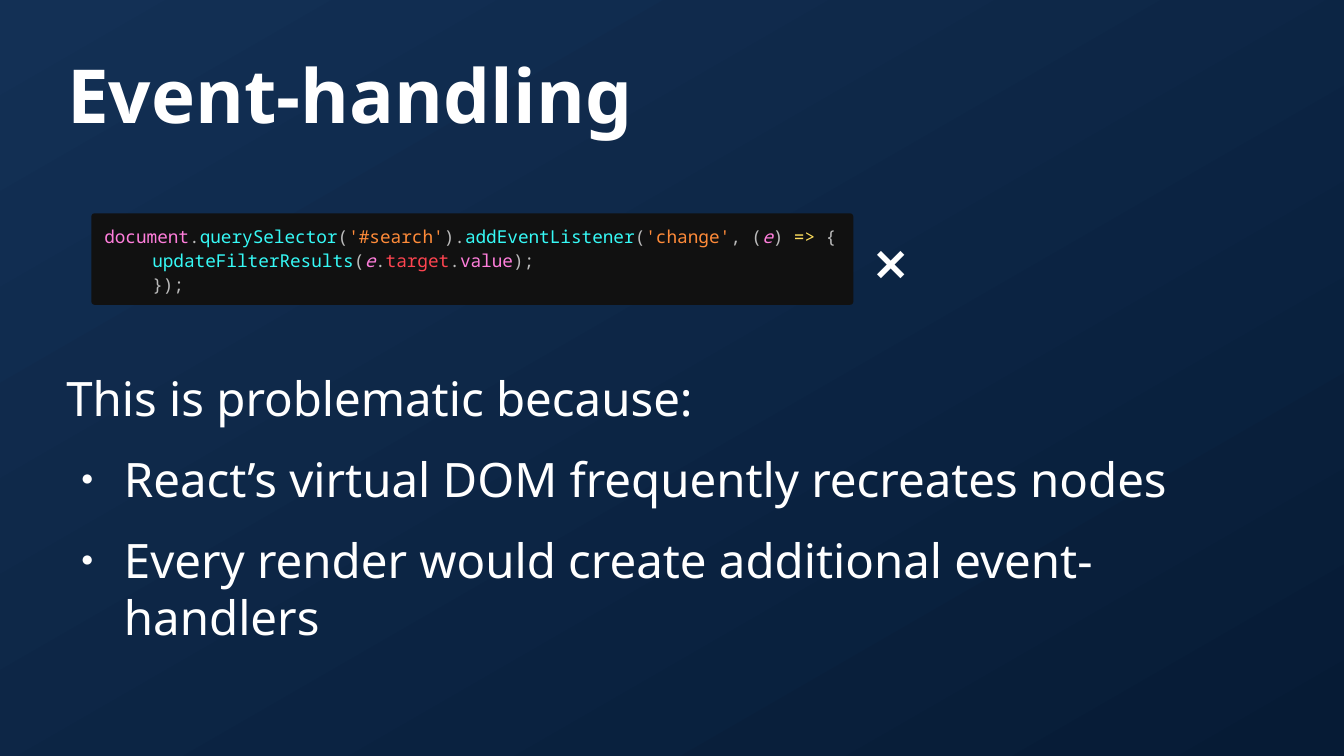
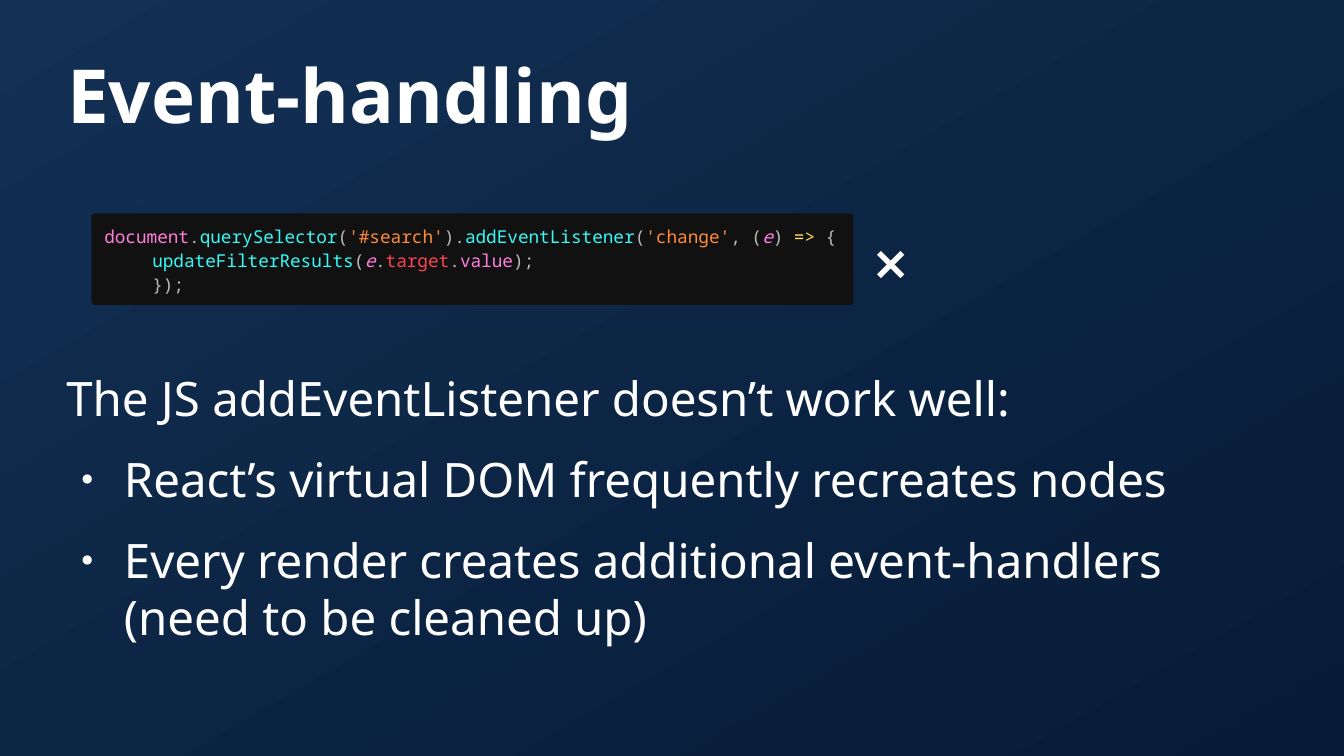
Before and after one commit to dytrws/dytrws, a slide deck: slide 22 of public/slides.odp. Drawn at 1344x756 pixels with LibreOffice and Linux fonts; fonts in the diff are those of the drawing; background and template pictures are left out. Boxes give left, top, right and bottom in pixels: in the first picture for what was removed or moved away, otherwise in the second. Text is boxed around its words. In the diff, an @@ line names an element or a change of style, - is before the commit and + after.

```diff
--- a/public/slides.odp
+++ b/public/slides.odp
@@ text at (66,380,1010,425): text changed @@
-This is problematic because:
+The JS addEventListener doesn’t work well:
@@ text at (124,542,1162,647): text changed @@
-● Every render would create additional event-handlers
+● Every render creates additional event-handlers
+  (need to be cleaned up)
```
Also in this commit, not shown: 12 other slides changed, 3 slides added, 3 slides removed, 1 other file.
